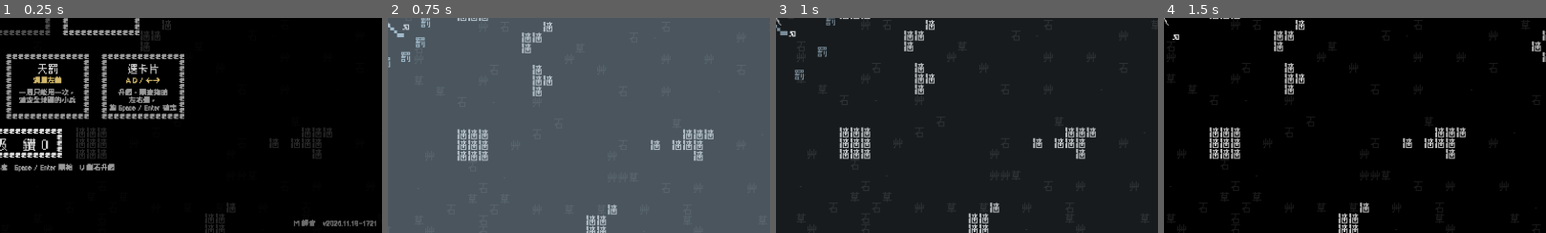
Above: before the commit, frames 1-4 (left to right).
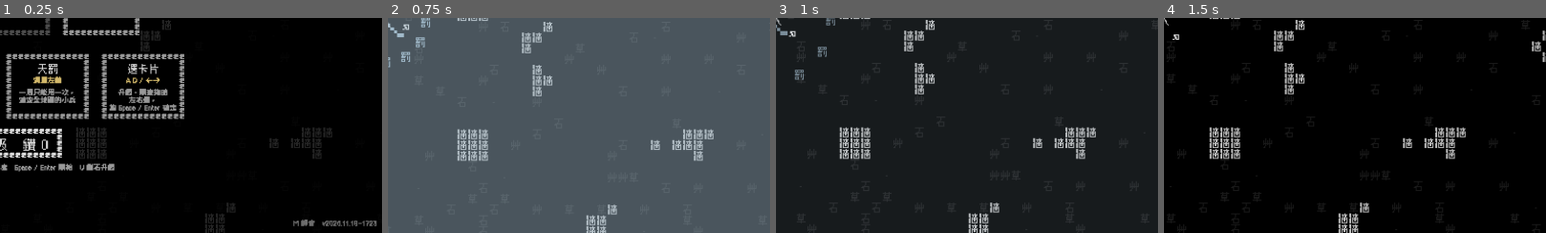
Above: after the commit, the same moments.

Repository: Scottcw1006/text-survivors
Game: Godot game, scene res://main.tscn
Two runs of this game, one before a commit and one after it. Both use one fixed random seed, a clock stepped at 60 frames per second and the inputs below. Sound files missing from this copy of the repository are replaced by a short silence.
Inputs (mouse positions are % of the whole screen's width and height, from its top left):
- Up to frame 1 (0.25 s): no input
- Up to frame 2 (0.75 s): tap Enter at 0.5 s; move the mouse to (72, 45) at 0.52 s; hold Right (move_right) from 0.53 s (still down); tap Space (confirm) at 0.6 s; click (72, 45) at 0.67 s
- Up to frame 3 (1 s): keep holding Right (move_right)
- Up to frame 4 (1.5 s): release Right (move_right) at 1.25 s; drag from (30, 55) to (45, 70) at 1.27 s
The pictures show only the part of the screen within x 50-100%, y 50-100%; the shares and areas given below are measured in that part.

The runs differ from the first frame. In frame 1, 0.3% of the frame differs, in the area x 76-99%, y 93-97%; in frame 2, nothing differs; in frame 3, nothing differs; in frame 4, nothing differs.

Commit message:
最終決戰開場每字 0.5 秒；兩分鐘與決戰的王不會是敵
Co-Authored-By: Claude Opus 5.5 <noreply@anthropic.com>

Diff:
--- a/main.gd
+++ b/main.gd
@@ -1242,7 +1242,7 @@
 		if pos == Vector2.INF:
 			pos = player.position + Vector2.from_angle(TAU * i / total) * get_viewport_rect().size.x * 0.55
 		var big := i == total - 1
-		var boss := _spawn_boss(bigs.pick_random() if big else _pick_enemy_type(), pos, big)
+		var boss := _spawn_boss(bigs.pick_random() if big else _pick_boss_type(), pos, big)
 		boss.font_size = int(roundf(boss.font_size * FINAL_SIZE_MULT / 11.0)) * 11
 		boss.radius *= FINAL_SIZE_MULT
 		boss.max_hp *= FINAL_HP_MULT
@@ -1271,7 +1271,7 @@
 		next_boss_time += BOSS_INTERVAL
 		var bp := _find_spawn_point()
 		if bp != Vector2.INF:
-			_spawn_boss(_pick_enemy_type(), bp, false)
+			_spawn_boss(_pick_boss_type(), bp, false)
 			audio.play("boss")
 
 	spawn_cd -= delta
@@ -1353,6 +1353,17 @@
 	add_child(e)
 	enemies.append(e)
 	return e
+
+
+## 王是哪一種：跟小兵一樣抽，但兩分鐘以後（第二隻王、決戰）不會是最普通的「敵」
+func _pick_boss_type() -> String:
+	var kind := _pick_enemy_type()
+	if elapsed >= BOSS_INTERVAL * 2.0 - 1.0:
+		for i in 50:
+			if kind != "敵":
+				break
+			kind = _pick_enemy_type()
+	return kind
 
 
 ## 越後面出現的種類越多
@@ -2744,9 +2755,9 @@
 
 
 const FINAL_HINT_TIME := 4.0        # 決戰開始的提示顯示幾秒
-const FINAL_INTRO_TIME := 2.0       # 最終決戰開場停幾秒
+const FINAL_INTRO_TIME := 2.8       # 最終決戰開場停幾秒
 const INTRO_TEXT := "最終決戰"
-const INTRO_CHAR_GAP := 0.35        # 每隔幾秒多跳出一個字（4 個字 1.05 秒出完，再停一下）
+const INTRO_CHAR_GAP := 0.5         # 每隔幾秒多跳出一個字（4 個字 1.5 秒出完，再停一下）
 const CELEBRATE_TIME := 3.0         # 過關煙火放幾秒
 const FIREWORK_GAP := 0.22          # 每隔幾秒放一朵
 const FIREWORK_COLORS := [Color(1.0, 0.4, 0.4), Color(1.0, 0.85, 0.3), Color(0.5, 0.9, 1.0),
--- a/version.gd
+++ b/version.gd
@@ -1,2 +1,2 @@
 ## 由 build_web.sh 自動產生，不要手改
-const TEXT := "v2026.11.18-1721"
+const TEXT := "v2026.11.18-1723"
Renamed: docs/game_20261118-172152.apple-touch-icon.png -> docs/game_20261118-172353.apple-touch-icon.png
Renamed: docs/game_20261118-172152.icon.png -> docs/game_20261118-172353.icon.png
Renamed: docs/game_20261118-172152.png -> docs/game_20261118-172353.png
Not shown, removed: docs/game_20261118-171349.pck
Not shown, added: docs/game_20261118-172353.audio.position.worklet.js
Not shown, added: docs/game_20261118-172353.audio.worklet.js
Not shown, added: docs/game_20261118-172353.js
Not shown, added: docs/game_20261118-172353.pck
Not shown, added: docs/game_20261118-172353.wasm
